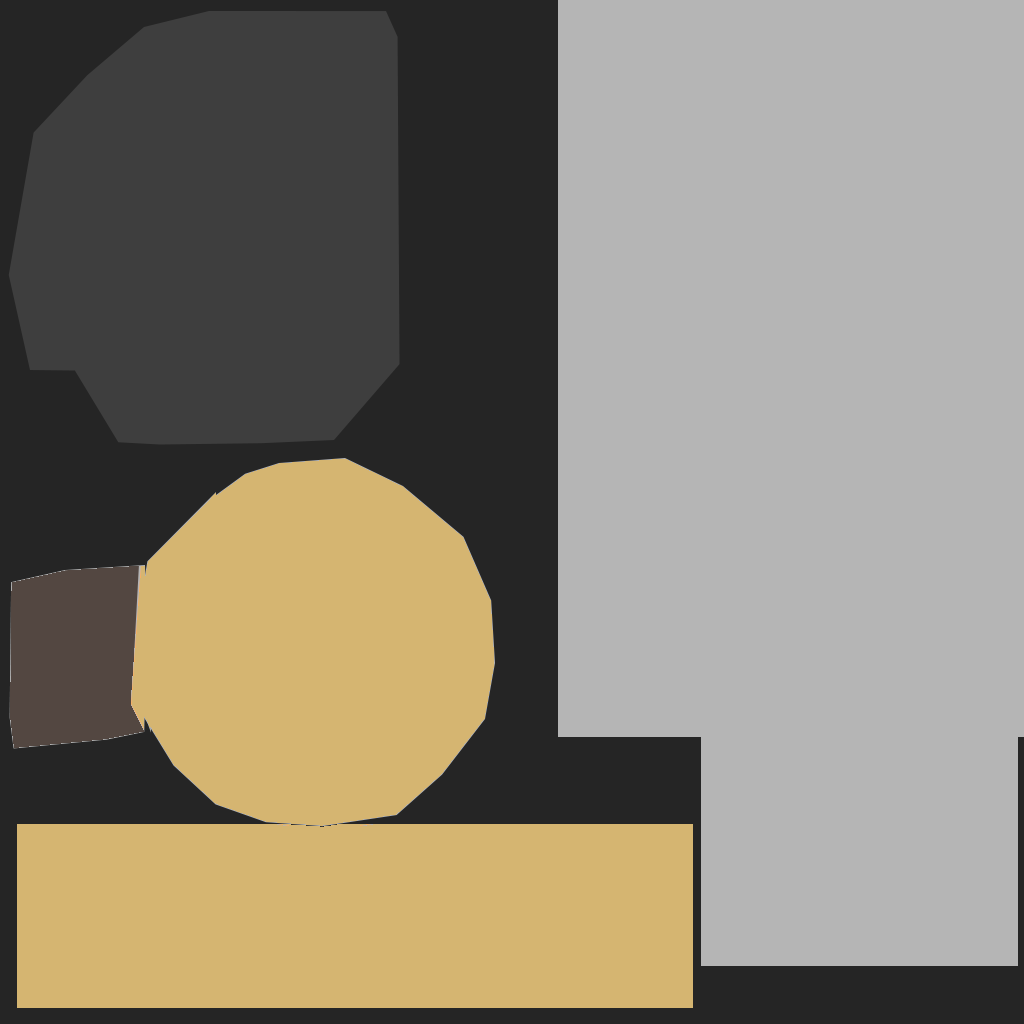
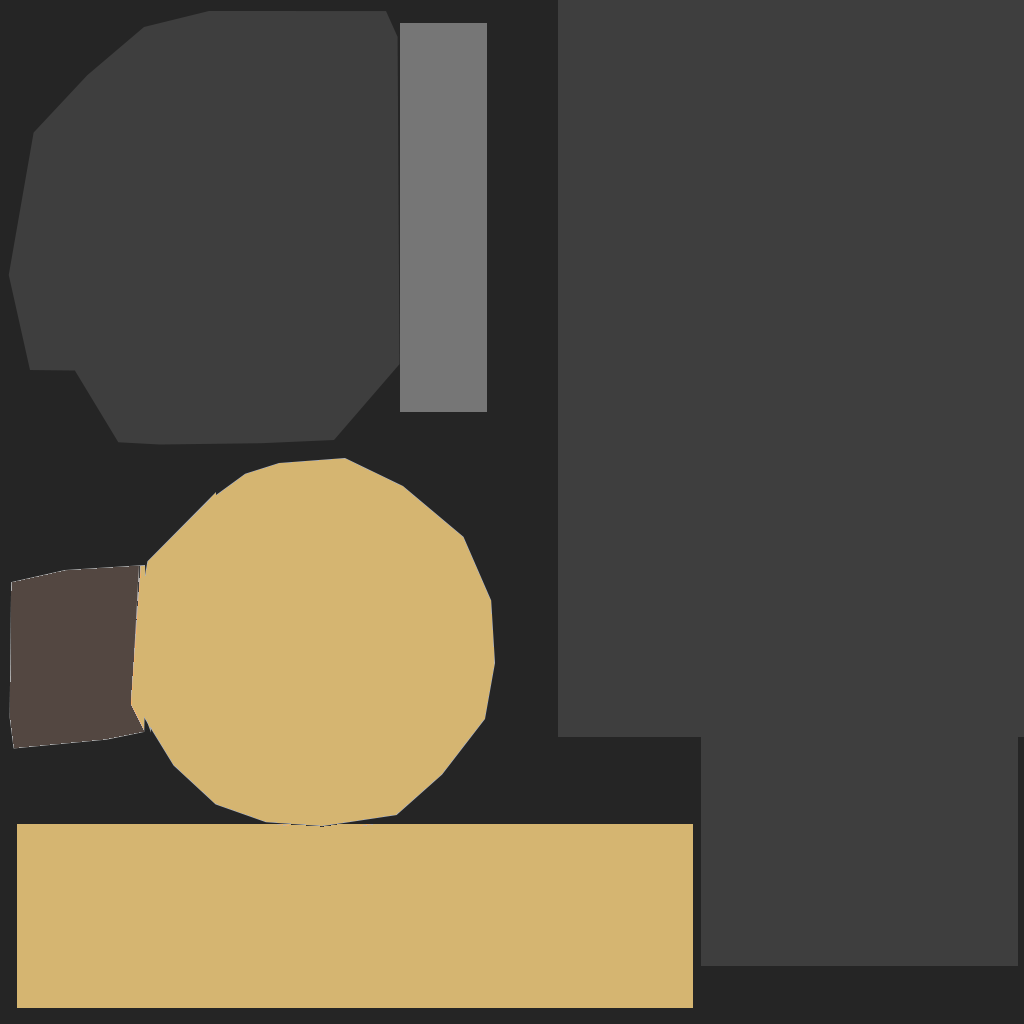
Layer changes from the first 1024 × 1024 image to the second:
painted on "Layer 3" over [136, 0, 1024, 966]
